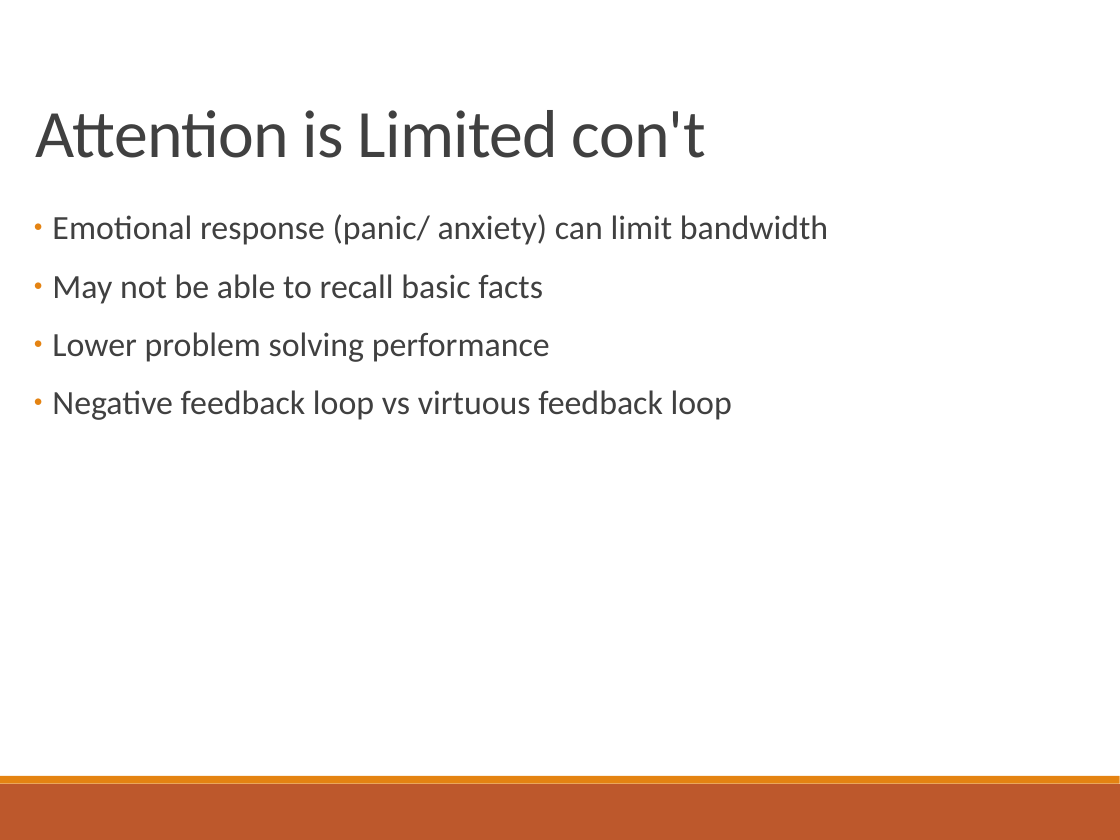
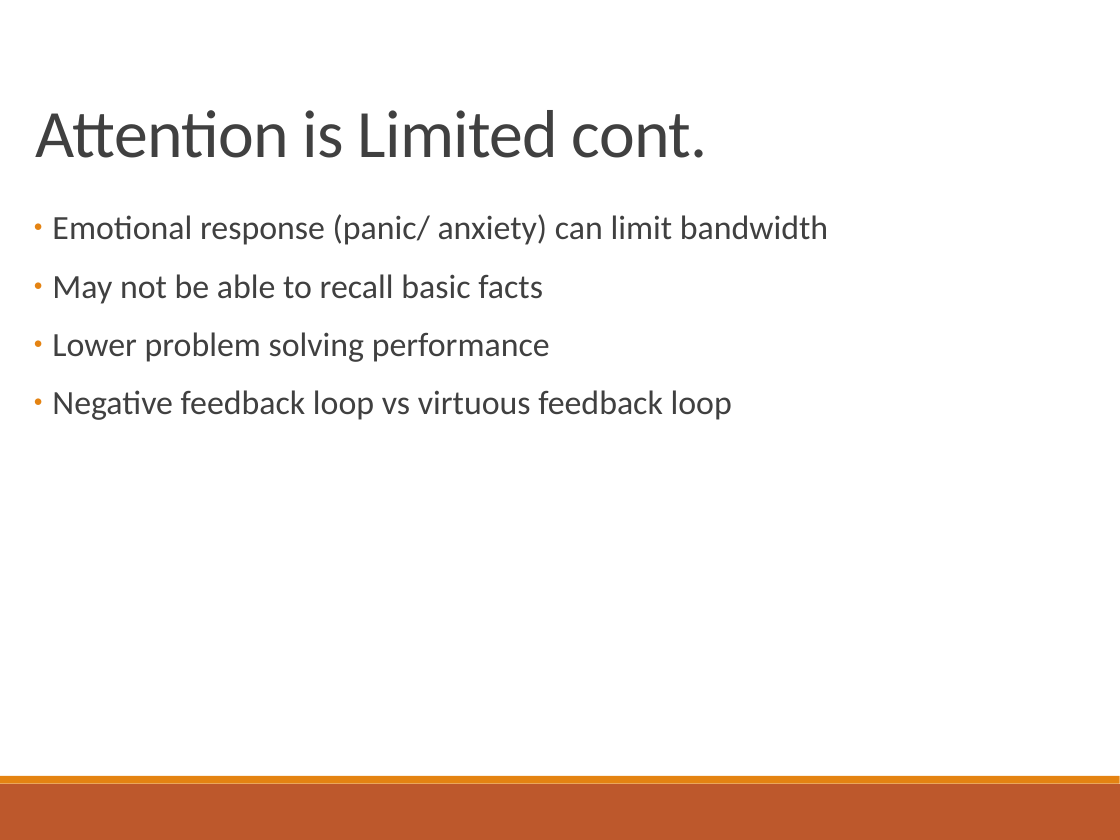
Before and after one commit to aaron678/coding-interview, a slide deck: slide 5 of presentationSlides3.pptx. Drawn at 1120x840 pixels with LibreOffice and Linux fonts; fonts in the diff are those of the drawing. Boxes give left, top, right and bottom in pixels: in the first picture for what was removed or moved away, otherwise in the second. Text is boxed around its words. In the diff, an @@ line names an element or a change of style, - is before the commit and + after.

```diff
--- a/presentationSlides3.pptx
+++ b/presentationSlides3.pptx
@@ title at <box>36,110,707,158</box>: text changed @@
-Attention is Limited con't
+Attention is Limited cont.
```
Also in this commit, not shown: 5 other slides changed, 1 slide added.
